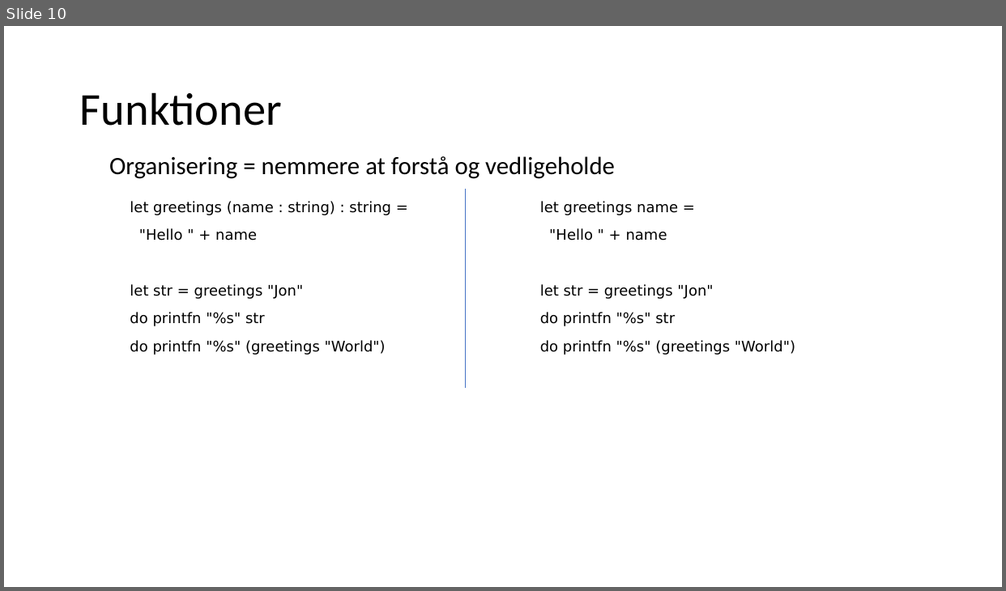
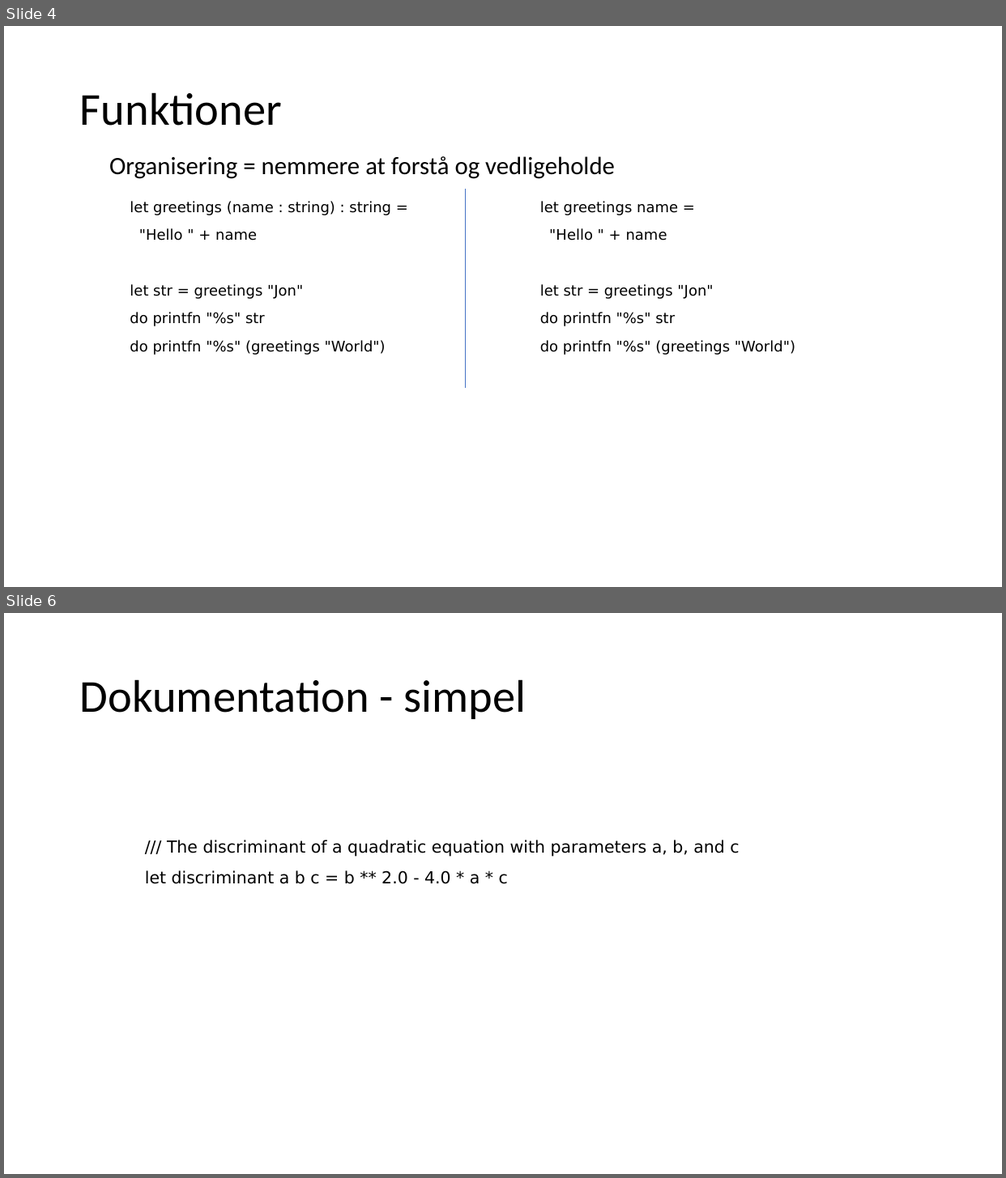
Before and after one commit to fisterloegsovs/pop22, a slide deck: lectures/3.2FunctionsNPrintf/lecture.pptx. Shown one above the other, each under a label of ours: slide 10 before the commit, slides 4 and 6 after it; the slides between them are not shown. The pictures are 1006x591 and 1006x1178 pixels, drawn with LibreOffice and Linux fonts; fonts in the diff are those of the drawing. Boxes give left, top, right and bottom in pixels: in the first picture for what was removed or moved away, otherwise in the second. Text is boxed around its words. In the diff, an @@ line names an element or a change of style, - is before the commit and + after.

```diff
--- a/lectures/3.2FunctionsNPrintf/lecture.pptx
+++ b/lectures/3.2FunctionsNPrintf/lecture.pptx
@@ slide 6 added at bbox=[4, 613, 1002, 1174], background #FFFFFF @@
@@ title added at bbox=[80, 679, 526, 719], 44 pt, text #000000 @@
+Dokumentation - simpel
@@ text added at bbox=[145, 840, 739, 884], 16 pt, text #000000 @@
+/// The discriminant of a quadratic equation with parameters a, b, and c
+let discriminant a b c = b ** 2.0 - 4.0 * a * c
@@ what was slide 10 is now slide 4 @@
```
Also in this commit, not shown: 2 slides changed, 5 other slides added, 6 slides removed, 3 other files.
